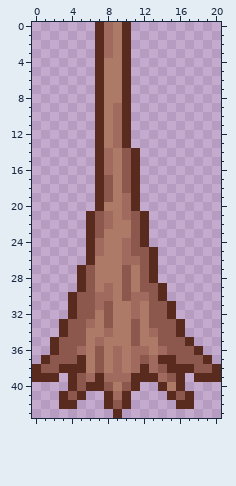
Two versions of one pixel-art sprite, red_tree_trunk.png. Above: the version before the commit.
The file is 21x44 pixels.
Once edited:
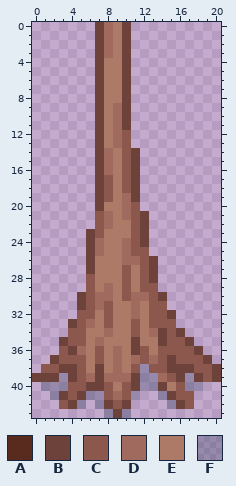
Palette (. is transparent): A #592b1f  B #6d423b  C #8c584e  D #a06b5e  E #ad7a68  F #001f3f3c
Difference:
Changed rows in their new state; - is an unchanged pixel.
first column x 0:
 0 -------B--B----------
 1 -------B--B----------
 2 -------B--B----------
 3 -------B--B----------
 4 -------B--B----------
 5 -------B--B----------
 6 -------B--B----------
 7 -------B--B----------
 8 -------B--B----------
 9 -------B--B----------
10 -------B--B----------
11 -------B--B----------
12 -------B--C----------
13 -------B--C----------
14 -------B---B---------
15 -------B---B---------
16 -------B---B---------
17 -------B---B---------
18 -------B---B---------
19 -------B---B---------
20 -------B---C---------
21 ------.-----B--------
22 ------.-----B--------
23 ------B-----B--------
24 ------B-----B--------
25 ------B------.-------
26 ------B------B-------
27 -----.B------B-------
28 -----.-------B-------
29 -----.--------.------
30 ----.B--------B------
31 ----.B---------.-----
32 ----.----------B-----
33 ---.B-----------.----
34 ---.----------B-B----
35 --.B-------B--B--B---
36 --.-B------BC-C---B--
37 -.B--C--------CB---B-
38 .--BBC-B---CFC-BBB--B
39 BBBFB--B---BFF--BFBCB
40 -FFFC-BB---BFFB-CFF--
41 --FB-BFFC-CF--FB-C---
42 ---CBF-FB-B----FBC---
43 --------FBF----------
Where, in picture pixels (left, top, right, bottom), the same in both pictures:
changed: (32, 22, 221, 418)
